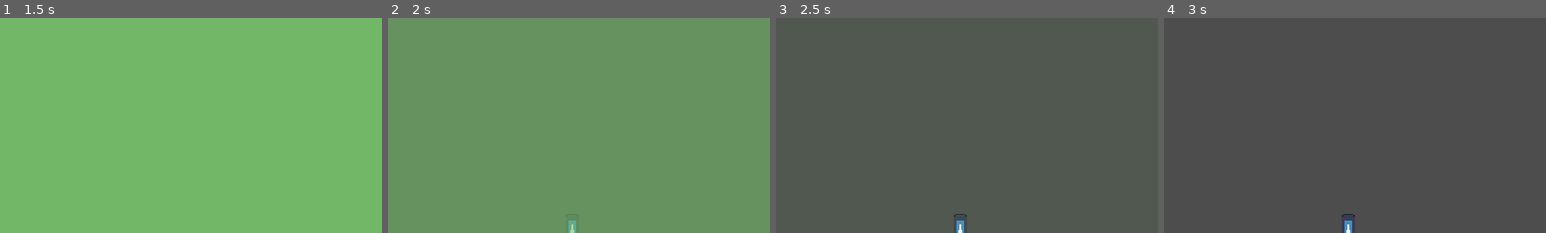
Above: before the commit, frames 1-4 (left to right).
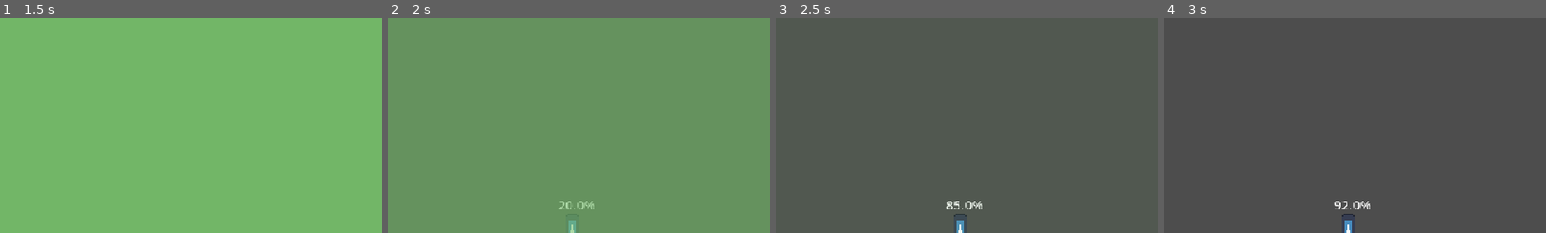
Above: after the commit, the same moments.

Repository: ygda-org/towerglass
Game: Godot game, scene res://ui/level_select.tscn
The game is run twice, just before and just after one commit, with the same random seed, the same clock (stepped at 60 frames per second) and the same inputs. The engine's default icon, where the game draws it, is replaced by a stand-in: a white triangle on a blue panel in a dark square. Sound files missing from this copy of the repository are replaced by a short silence.
Inputs:
- Up to frame 1 (1.5 s): click "1" at 0.5 s; hold D (right) from 1.28 s (still down); hold Space (jump) from 1.28 s (still down)
- Up to frame 2 (2 s): keep holding D (right); keep holding Space (jump)
- Up to frame 3 (2.5 s): keep holding D (right); release Space (jump) at 2.03 s; tap Space (jump) at 2.1, 2.27 s
- Up to frame 4 (3 s): tap Space (jump) at 2.57 s; release D (right) at 2.78 s; hold A (left) from 2.78 s (still down); hold Space (jump) from 2.78 s (still down)
The pictures show only the part of the screen within x 26-76%, y 0-50%; the shares and areas given below are measured in that part.

Frame 1 is identical in both runs. In frame 2, 0.2% of the frame differs, in the area x 44-54%, y 85-89%; in frame 3, 0.2%; in frame 4, 0.2%.

Commit message:
very basic sand handling

Diff:
--- a/player/player.gd
+++ b/player/player.gd
@@ -4,6 +4,8 @@
 
 const MAX_JUMP = -300
 const MAX_JUMP_CHARGE = 0.5
+var sand_in_bottom: float = 1.0
+var total_sand: float = 7.0
 var jump_charge = 0.0
 @export var jump_charge_curve: Curve
 
@@ -13,15 +15,19 @@
 	GameState.player = self
 
 func _physics_process(delta: float):
+	$Placeholder.text = str(round(sand_in_bottom / total_sand * 100)) + "%"
 	if is_on_floor():
 		velocity.x = 0
 		if Input.is_action_pressed("jump"):
 			jump_charge = move_toward(jump_charge, MAX_JUMP_CHARGE, delta)
 		elif Input.is_action_just_released("jump"):
 			velocity.y = MAX_JUMP * jump_charge_curve.sample(jump_charge/MAX_JUMP_CHARGE)
+			sand_in_bottom = total_sand - sand_in_bottom
 			jump_charge = 0.0
 	else:
 		var dir = Input.get_axis("left", "right")
 		velocity.x = MAX_SPEED * dir
 		velocity.y += GRAVITY * delta # add curve later
 	move_and_slide()
+
+	sand_in_bottom += delta
--- a/player/player.tscn
+++ b/player/player.tscn
@@ -22,3 +22,9 @@
 shape = SubResource("RectangleShape2D_i50wy")
 
 [node name="Camera2D" type="Camera2D" parent="." unique_id=1558066759]
+
+[node name="Placeholder" type="Label" parent="." unique_id=197115182]
+offset_left = -18.0
+offset_top = -47.0
+offset_right = 22.0
+offset_bottom = -24.0
